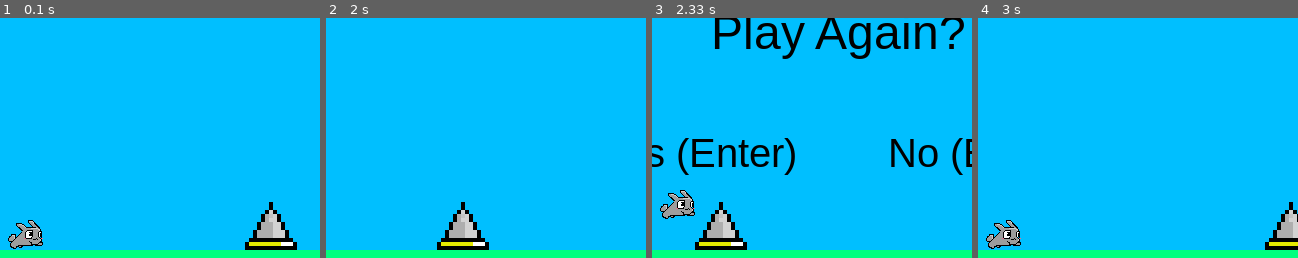
Above: before the commit, frames 1-4 (left to right).
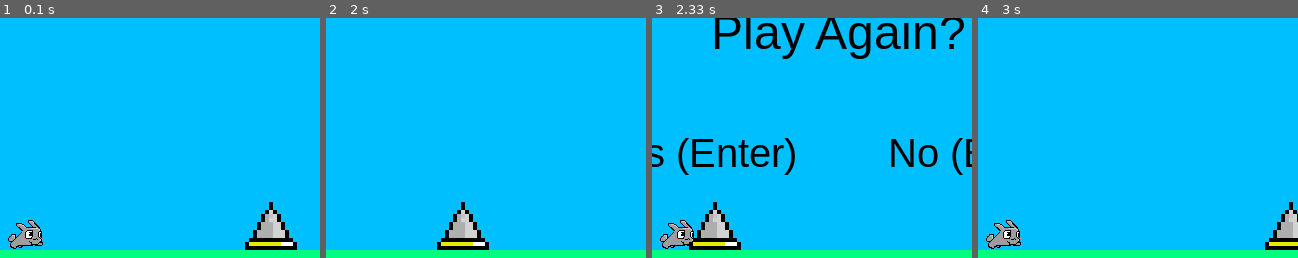
Above: after the commit, the same moments.

Repository: mgephart2/Pygame-Projects
Game: pygame game, started from BunnyHop/main.py
The game is run twice, just before and just after one commit, with the same random seed, the same clock (stepped at 60 frames per second) and the same inputs.
Inputs:
- Up to frame 1 (0.1 s): no input
- Up to frame 2 (2 s): hold Up 0.33-0.8 s; hold Up 0.83-1.2 s; tap Enter at 1.23 s; hold Up 1.57-1.87 s; hold Up from 1.9 s (still down)
- Up to frame 3 (2.33 s): release Up at 2.27 s
- Up to frame 4 (3 s): tap Enter at 2.97 s
The pictures show only the part of the screen within x 21-71%, y 18-68%; the shares and areas given below are measured in that part.

Frames 1-2 are identical in both runs. In frame 3, 2.8% of the frame differs, in the area x 2-30%, y 71-97%; in frame 4, nothing differs.

Commit message:
Implemented masks for pixel perfect collision

Diff:
--- a/BunnyHop/main.py
+++ b/BunnyHop/main.py
@@ -3,14 +3,16 @@
 class Block(pygame.sprite.Sprite):
     def __init__(self, path, x_pos, y_pos):
         super().__init__()
-        self.image = pygame.image.load(path)
+        self.image = pygame.image.load(path).convert_alpha()
         self.rect = self.image.get_rect(center = (x_pos, y_pos))
+
 
 class Player(Block):
     def __init__(self, path, x_pos, y_pos):
         super().__init__(path, x_pos, y_pos)
         self.gravity = 0
         self.inAir = False
+        self.mask = pygame.mask.from_surface(self.image)
 
     def constrain(self):
         if self.rect.bottom > screen_height/1.5:
@@ -21,7 +23,7 @@
 
     def update(self):
         self.rect.y += self.gravity
-        self.gravity += 0.3
+        self.gravity += GRAVITY
         self.constrain()
 
 class Spike(Block):
@@ -30,6 +32,7 @@
         self.x_speed = -2
         self.player = player
         self.active = False
+        self.mask = pygame.mask.from_surface(self.image)
 
     def update(self):
         if self.rect.bottom > screen_height/1.5:
@@ -40,9 +43,10 @@
             self.collisions()
 
     def collisions(self):
-        if pygame.sprite.spritecollide(self, self.player, False):
-            collision_player = pygame.sprite.spritecollide(self, self.player, False)[0].rect
-            if abs(self.rect.left == collision_player.right) < 10 or abs(self.rect.top == collision_player.bottom) < 10:
+        rect_collide = pygame.sprite.spritecollide(self, self.player, False)
+        mask_collide = pygame.sprite.spritecollide(self, self.player, False, pygame.sprite.collide_mask)
+        if rect_collide:
+            if mask_collide:
                 self.x_speed = 0
                 player.y_speed = 0
                 pygame.mixer.Sound.play(crash_sound)
@@ -50,7 +54,7 @@
 
     def reset_spike(self):
         self.rect.center = (screen_width/1.5, screen_height/1.5)
-        self.x_speed = random.choice((-2, -2.5, -3, -3.5, -4))
+        self.x_speed = random.choice(SPIKE_SPEEDS)
 
 class GameManager:
     def __init__(self, player_sprite, spike_sprite):
@@ -149,10 +153,12 @@
 player = Player('./assets/bunny.png', screen_width/4, screen_height/1.5)
 player_sprite = pygame.sprite.GroupSingle()
 player_sprite.add(player)
+GRAVITY = 0.3
 
 spike = Spike('./assets/spike.png', screen_width/1.5, screen_height/1.5, 1, player_sprite)
 spike_sprite = pygame.sprite.GroupSingle()
 spike_sprite.add(spike)
+SPIKE_SPEEDS = (-2, -2.5, -3, -3.5, -4)
 
 game_manager = GameManager(player_sprite, spike_sprite)
 
Not shown, changed: BunnyHop/build/web/bunnyhop.apk
